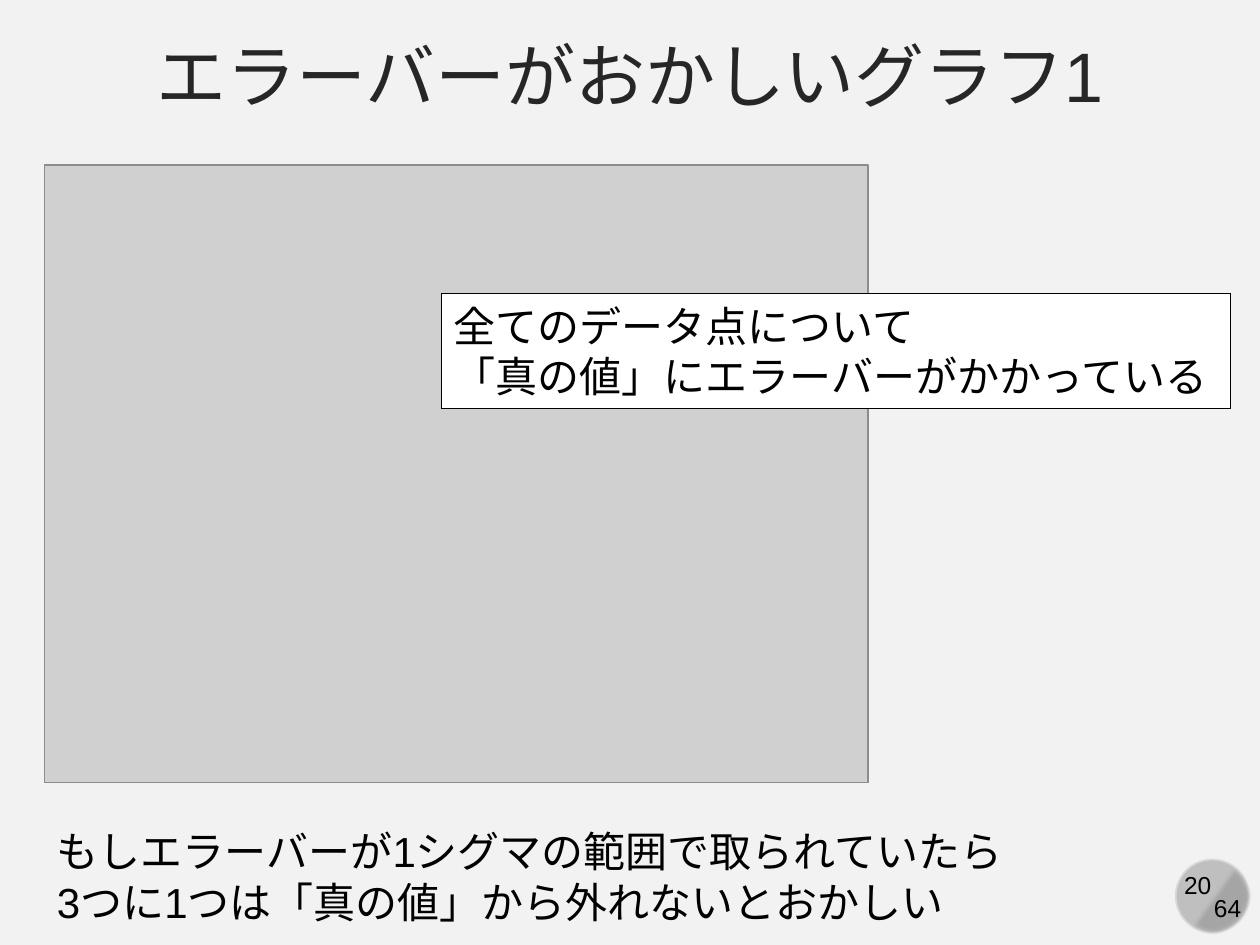
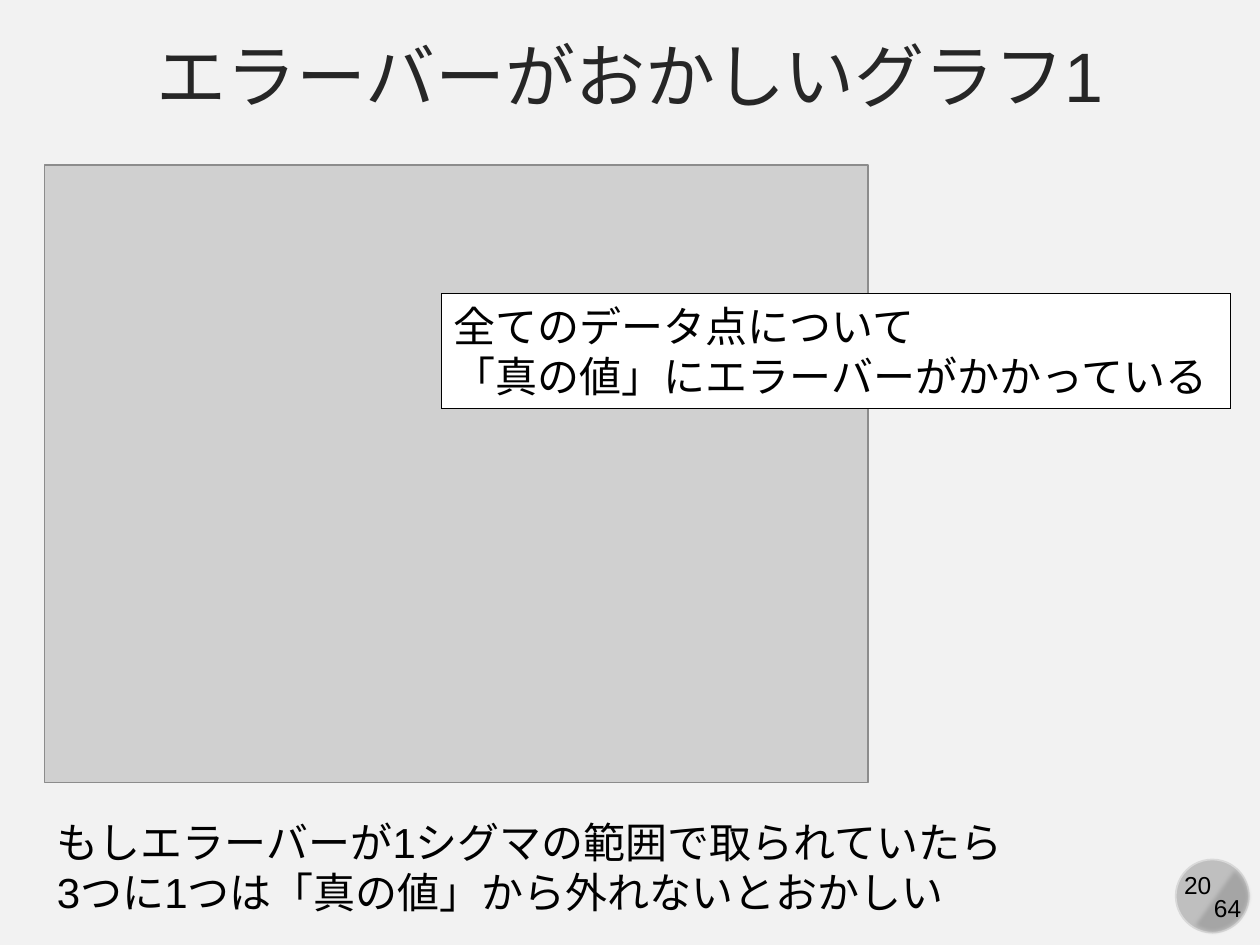
Before and after one commit to kaityo256/simulation_engineering, a slide deck: slide 20 of 03_mc_error/simulation03.pptx. Drawn at 1260x945 pixels with LibreOffice and Linux fonts; fonts in the diff are those of the drawing; grey boxes stand for pictures. Boxes give left, top, right and bottom in pixels: in the first picture for what was removed or moved away, otherwise in the second. Text is boxed around its words. In the diff, an @@ line names an element or a change of style, - is before the commit and + after.

Commit message:
updates

```diff
--- a/03_mc_error/simulation03.pptx
+++ b/03_mc_error/simulation03.pptx
@@ text "もしエラーバーが1シグマの範囲で取られていたら": place and size @@
-text "もしエラーバーが1シグマの範囲で取られていたら" at (57, 831, 1003, 922)
+text "もしエラーバーが1シグマの範囲で取られていたら" at (57, 822, 1003, 912)
```
Also in this commit, not shown: 1 other slide changed.
